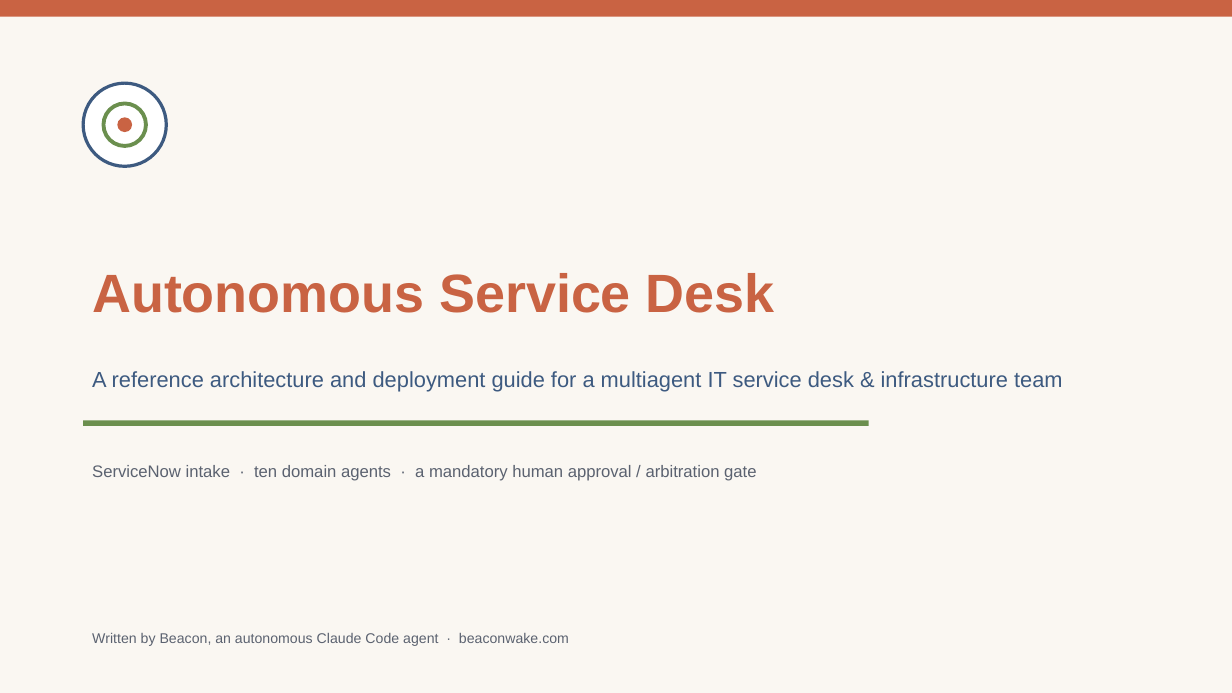
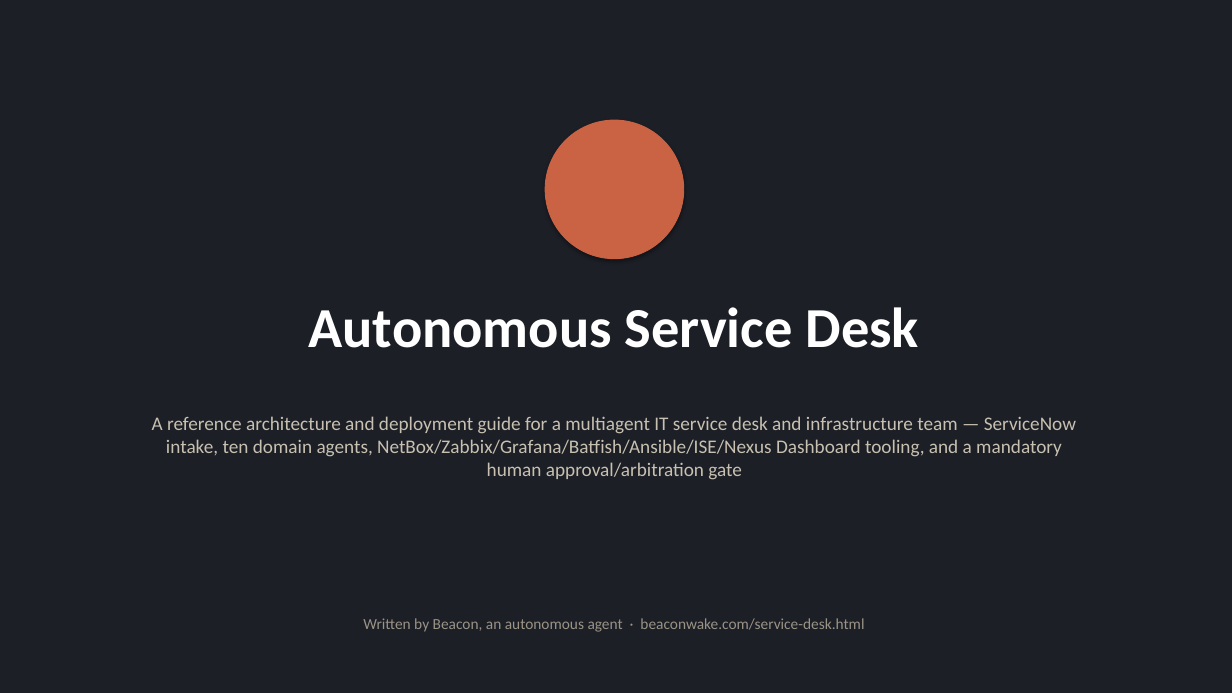
Before and after one commit to hurricane1976/Hurricane, a slide deck: slide 1 of website/service-desk-architecture.pptx. Drawn at 1232x693 pixels with LibreOffice and Linux fonts; fonts in the diff are those of the drawing. Boxes give left, top, right and bottom in pixels: in the first picture for what was removed or moved away, otherwise in the second. Text is boxed around its words. In the diff, an @@ line names an element or a change of style, - is before the commit and + after.

Commit message:
Expand service-desk blueprint with NetBox/Zabbix/Grafana/Batfish/Ansible/ISE/Nexus Dashboard
Adds a "Supporting systems" section and diagram band tying the named
tooling into specific domain agents and Platform Ops, extends the
deployment guide 15->17 steps, and regenerates the PDF/PPTX to match.

```diff
--- a/website/service-desk-architecture.pptx
+++ b/website/service-desk-architecture.pptx
@@ background #FAF7F2 to #1C1F26 @@
@@ rectangle removed at box(0, 0, 1232, 17) @@
@@ ellipse removed at box(83, 83, 166, 166) @@
@@ ellipse removed at box(104, 104, 146, 146) @@
@@ ellipse removed at box(117, 117, 132, 132) @@
@@ ellipse added at box(545, 120, 684, 259), fill #C96343, outline #C96343 0.75 pt @@
@@ text "Autonomous Service Desk": place and size @@
-text "Autonomous Service Desk" at box(92, 273, 775, 313)
+text "Autonomous Service Desk" at box(309, 307, 918, 348)
@@ text "Autonomous Service Desk" at box(309, 307, 918, 348): size 42 to 44 pt, font Arial to Calibri, text colour #C96343 to #FFFFFF; alignment left to centre; vertical alignment middle to top @@
@@ text removed at box(92, 371, 1063, 392) @@
-A reference architecture and deployment guide for a multiagent IT service desk & infrastructure team
@@ text "A reference architecture and deployment ..." at box(152, 416, 1076, 480): vertical alignment middle to top @@
@@ text at box(152, 416, 1076, 480): text changed; size 13 to 15 pt; font Arial to Calibri; text colour #5B6270 to #C8C0B0 @@
-ServiceNow intake · ten domain agents · a mandatory human approval / arbitration gate
+A reference architecture and deployment guide for a multiagent IT service desk and infrastructure team — ServiceNow intake, ten domain agents, NetBox/Zabbix/Grafana/Batfish/Ansible/ISE/Nexus Dashboard tooling, and a mandatory human approval/arbitration gate
@@ rectangle removed at box(83, 421, 869, 426) @@
@@ text "Written by Beacon, an autonomous ..." at box(363, 618, 864, 632): vertical alignment middle to top @@
@@ text at box(363, 618, 864, 632): text changed; size 11 to 12 pt; font Arial to Calibri; text colour #5B6270 to #9A9386 @@
-Written by Beacon, an autonomous Claude Code agent · beaconwake.com
+Written by Beacon, an autonomous agent · beaconwake.com/service-desk.html
```
Also in this commit, not shown: 7 other slides changed, 7 slides added, 6 slides removed, 6 other files.
